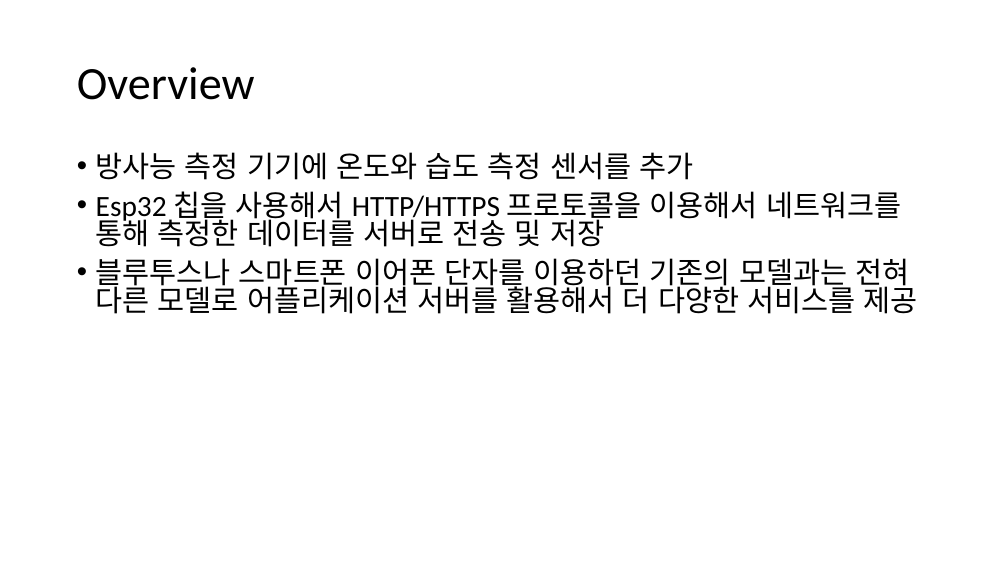
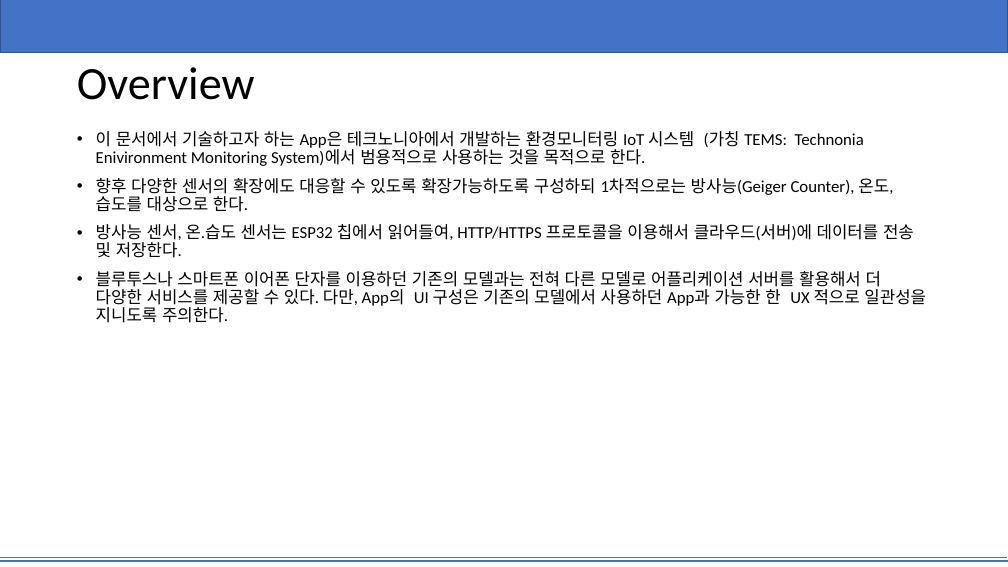
Before and after one commit to yjin910/Technonia_i_app, a slide deck: slide 2 of TEMS.pptx. Drawn at 1008x567 pixels with LibreOffice and Linux fonts; fonts in the diff are those of the drawing. Boxes give left, top, right and bottom in pixels: in the first picture for what was removed or moved away, otherwise in the second. Text is boxed around its words. In the diff, an @@ line names an element or a change of style, - is before the commit and + after.

```diff
--- a/TEMS.pptx
+++ b/TEMS.pptx
@@ rectangle added at box(0, 0, 1008, 53), fill #4472C4, outline #325491 1 pt @@
@@ text at box(96, 131, 926, 323): text changed; size 28 to 16 pt @@
-• 방사능 측정 기기에 온도와 습도 측정 센서를 추가
-• Esp32 칩을 사용해서 HTTP/HTTPS 프로토콜을 이용해서 네트워크를 통해 측정한 데이터를 서버로 전송 및 저장
-• 블루투스나 스마트폰 이어폰 단자를 이용하던 기존의 모델과는 전혀 다른 모델로 어플리케이션 서버를 활용해서 더 다양한 서비스를 제공
+• 이 문서에서 기술하고자 하는 App은 테크노니아에서 개발하는 환경모니터링 IoT 시스템 (가칭 TEMS: Technonia Enivironment Monitoring System)에서 범용적으로 사용하는 것을 목적으로 한다.
+• 향후 다양한 센서의 확장에도 대응할 수 있도록 확장가능하도록 구성하되 1차적으로는 방사능(Geiger Counter), 온도, 습도를 대상으로 한다.
+• 방사능 센서, 온.습도 센서는 ESP32 칩에서 읽어들여, HTTP/HTTPS 프로토콜을 이용해서 클라우드(서버)에 데이터를 전송 및 저장한다.
+• 블루투스나 스마트폰 이어폰 단자를 이용하던 기존의 모델과는 전혀 다른 모델로 어플리케이션 서버를 활용해서 더 다양한 서비스를 제공할 수 있다. 다만, App의 UI 구성은 기존의 모델에서 사용하던 App과 가능한 한 UX 적으로 일관성을 지니도록 주의한다.
@@ line added from (0, 557) to (1007, 557), #4472C4 0.5 pt @@
@@ line added from (0, 561) to (1008, 561), #4472C4 2 pt @@
```
Also in this commit, not shown: 35 other slides changed, 3 slides added, 1 slide removed.
